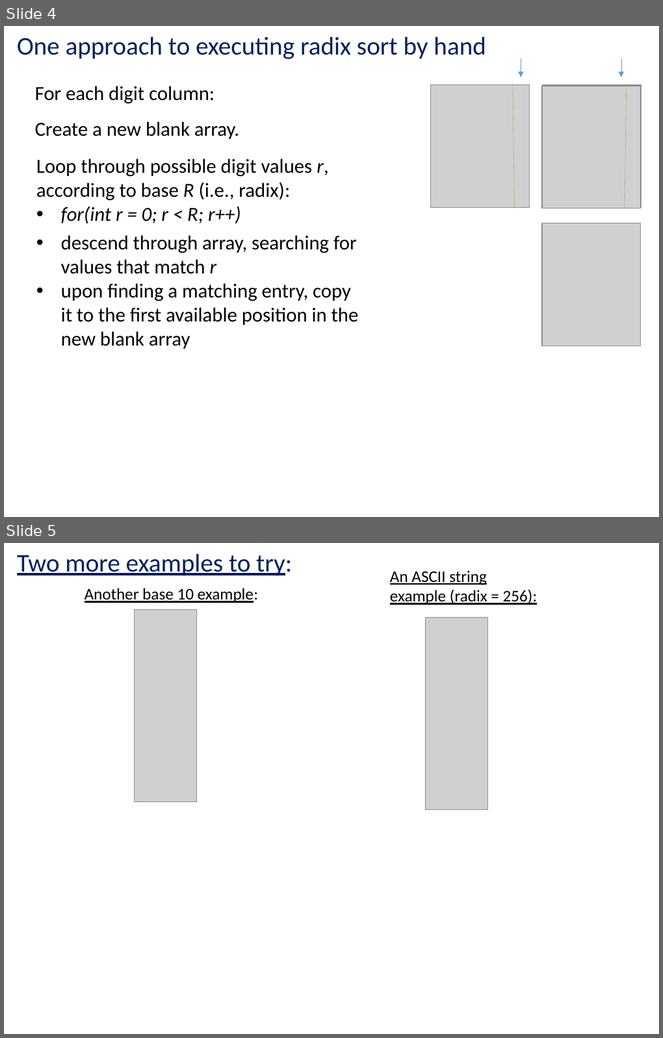
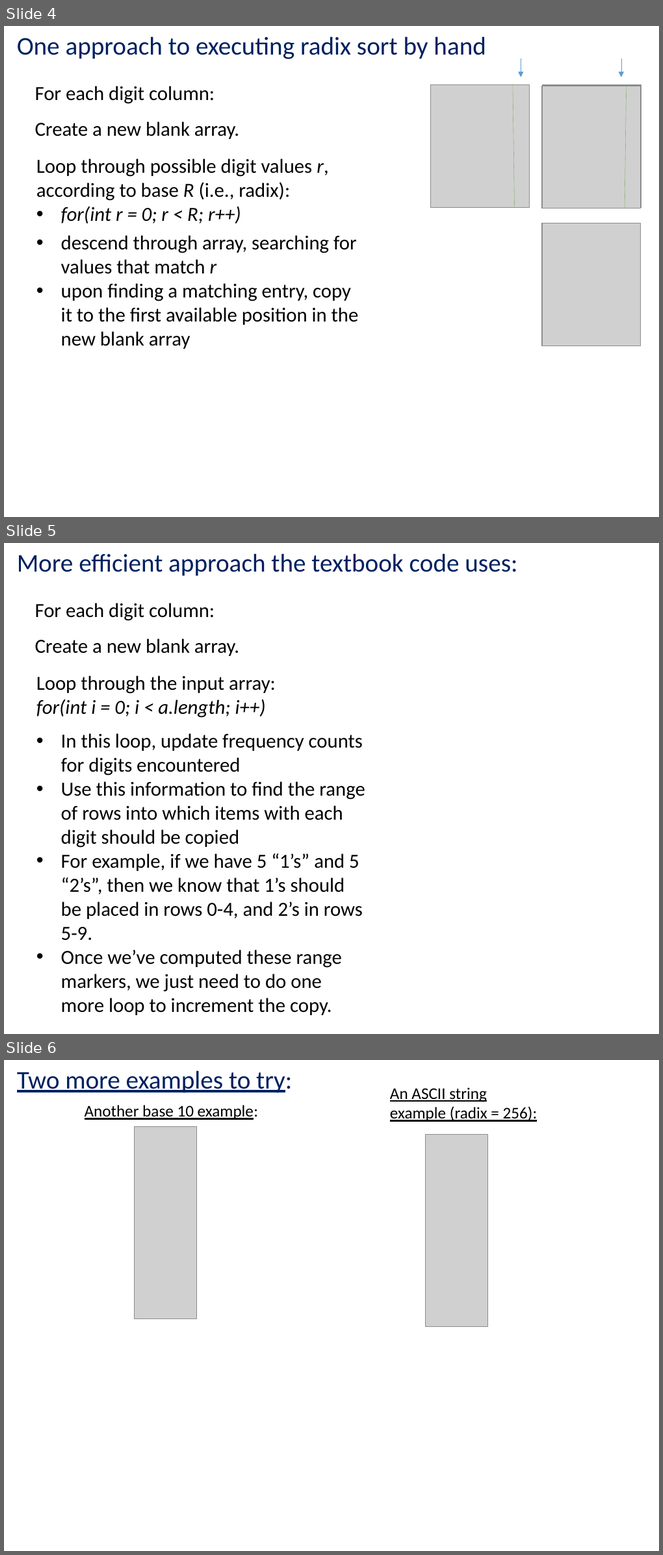
Before and after one commit to kc13/CS1501, a slide deck: cs1501_rec2_Sept13.pptx. Shown one above the other, each under a label of ours: slides 4 and 5 before the commit, slides 4, 5 and 6 after it. The pictures are 663x1038 and 663x1555 pixels, drawn with LibreOffice and Linux fonts; fonts in the diff are those of the drawing; grey boxes stand for pictures. Boxes give left, top, right and bottom in pixels: in the first picture for what was removed or moved away, otherwise in the second. Text is boxed around its words. In the diff, an @@ line names an element or a change of style, - is before the commit and + after.

Commit message:
slides for recitation #2, added a slide

```diff
--- a/cs1501_rec2_Sept13.pptx
+++ b/cs1501_rec2_Sept13.pptx
@@ slide 5 added at box(4, 543, 659, 1034), background #FFFFFF @@
@@ text added at box(17, 553, 518, 576), 28 pt, text #002060 @@
+More efficient approach the textbook code uses:
@@ text added at box(35, 603, 215, 621), 22 pt, text #000000 @@
+For each digit column:
@@ text added at box(35, 639, 239, 656), 22 pt, text #000000 @@
+Create a new blank array.
@@ text added at box(36, 676, 276, 718), 22 pt, text #000000, italic @@
+Loop through the input array:
+for(int i = 0; i < a.length; i++)
@@ text added at box(61, 733, 365, 1016), 22 pt, text #000000 @@
+• In this loop, update frequency counts for digits encountered
+• Use this information to find the range of rows into which items with each digit should be copied
+• For example, if we have 5 “1’s” and 5 “2’s”, then we know that 1’s should be placed in rows 0-4, and 2’s in rows 5-9.
+• Once we’ve computed these range markers, we just need to do one more loop to increment the copy.
@@ what was slide 5 is now slide 6 @@
```
